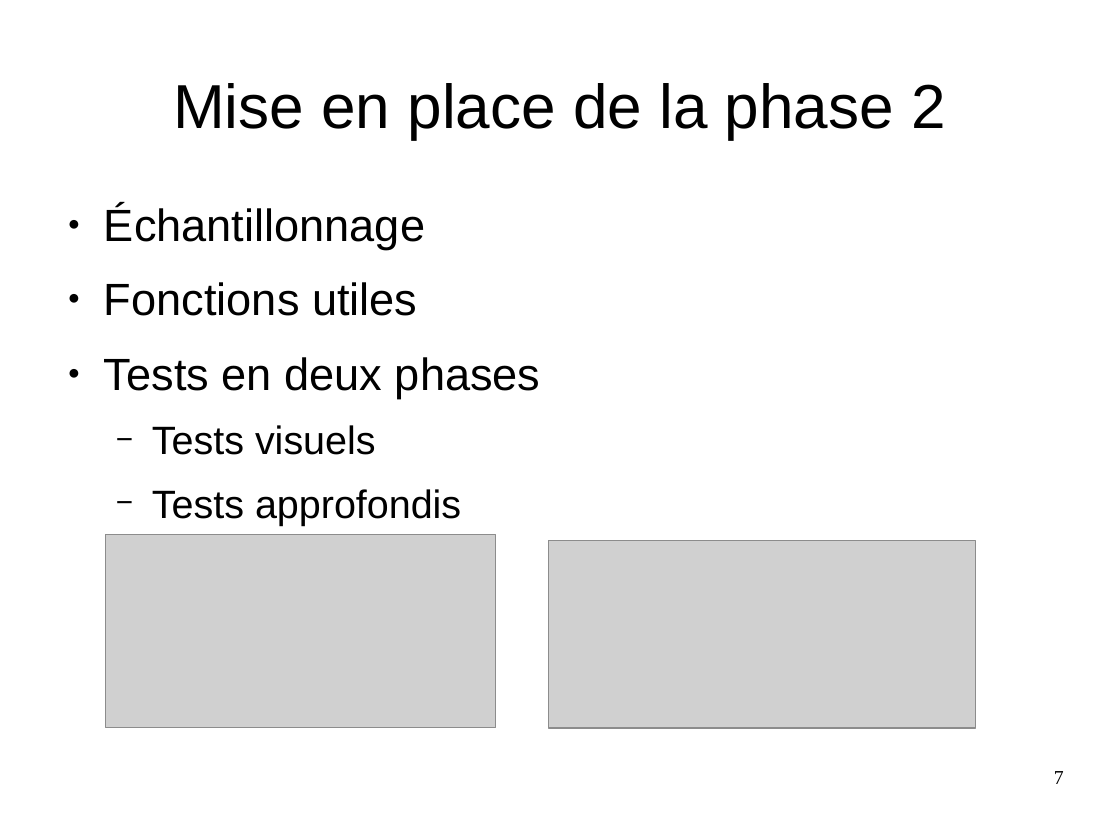
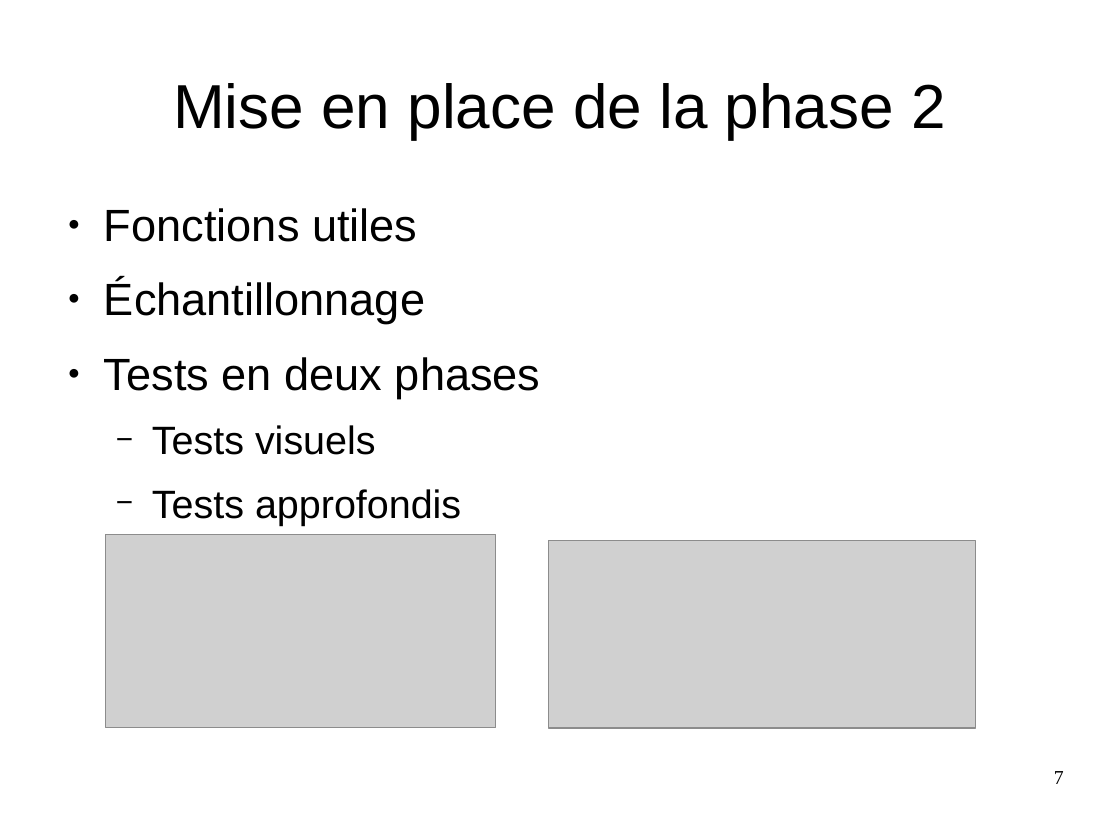
Before and after one commit to MABILYJohan/TER_Recalage_multi_points, a slide deck: slide 7 of Rapports et diapos/Diapositive_TER.odp. Drawn at 1120x840 pixels with LibreOffice and Linux fonts; fonts in the diff are those of the drawing; grey boxes stand for pictures; background and template pictures are left out. Boxes give left, top, right and bottom in pixels: in the first picture for what was removed or moved away, otherwise in the second. Text is boxed around its words. In the diff, an @@ line names an element or a change of style, - is before the commit and + after.

```diff
--- a/Rapports et diapos/Diapositive_TER.odp
+++ b/Rapports et diapos/Diapositive_TER.odp
@@ text at <box>104,208,417,242</box>: paragraph added @@
+● Fonctions utiles
@@ text at <box>104,282,417,316</box>: paragraph removed @@
-● Fonctions utiles
```
Also in this commit, not shown: 2 other slides changed, 1 other file.
